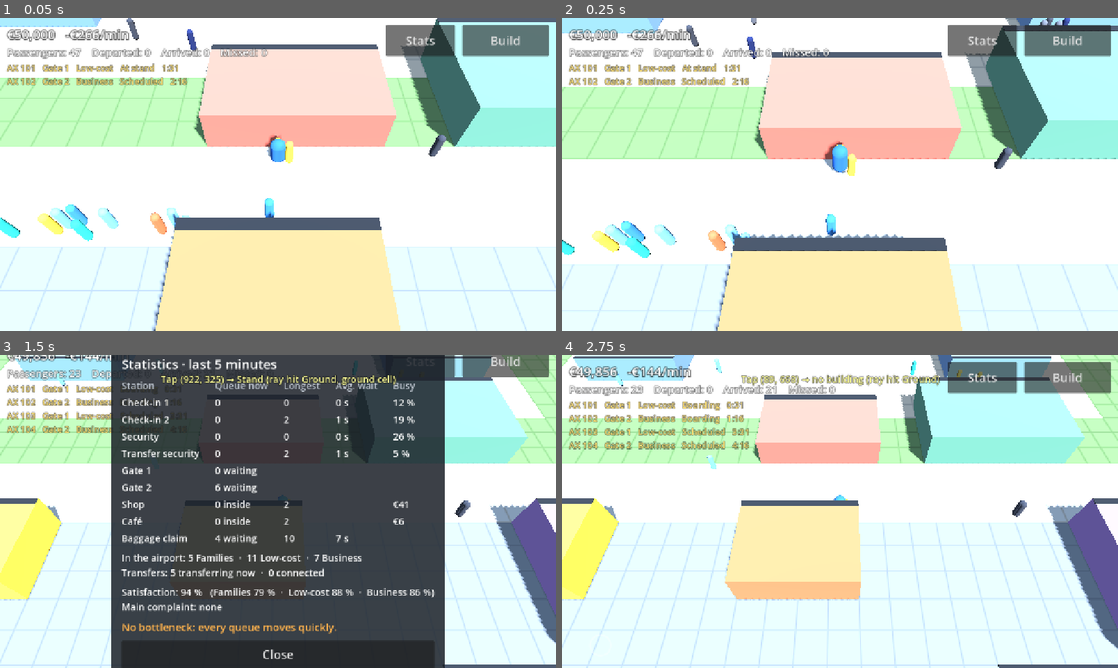
Above: before the commit, frames 1-4 (two rows, left to right).
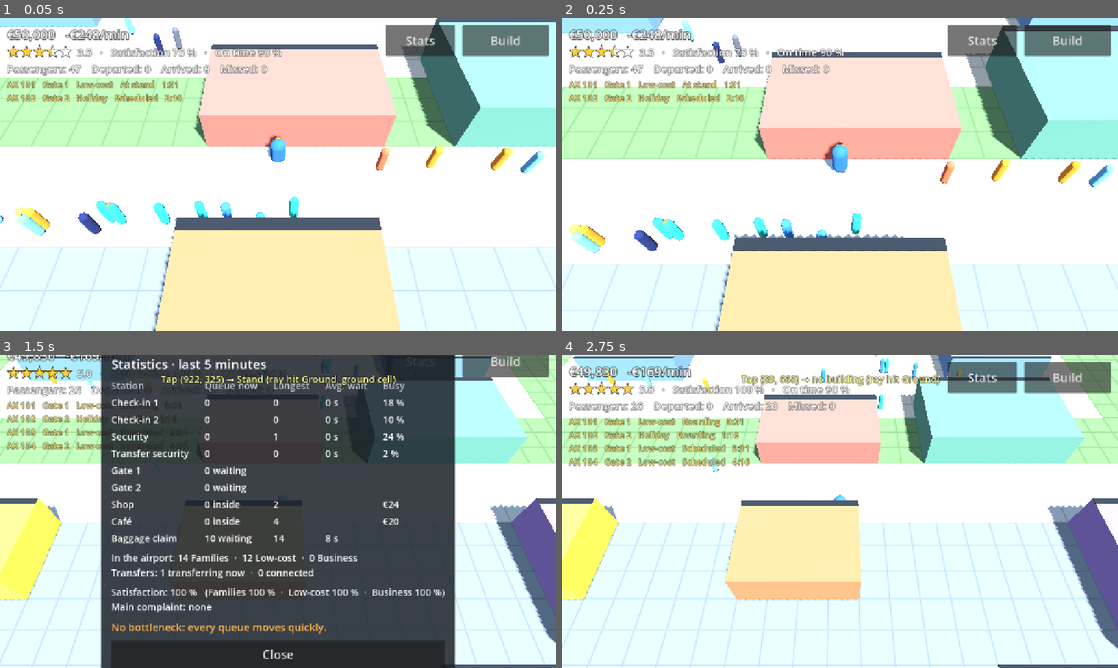
Above: after the commit, the same moments.

Repository: jakobmaier16-pixel/airport-idle
Game: Godot game, scene res://tests/screenshots.tscn
Same seed, same stepped clock (60 frames per second), same inputs: the game is played once before the commit and once after it. This scene is started directly instead of the project's main scene.
Inputs (mouse positions are in pixels of both pictures, inside the frame that each line leads up to):
- Up to frame 1 (0.05 s): no input
- Up to frame 2 (0.25 s): no input
- Up to frame 3 (1.5 s): move the mouse to (400, 495) at 0.52 s; hold D (move_right) 0.53-1.25 s; click (400, 495) at 0.67 s; drag from (166, 527) to (250, 574) at 1.27 s
- Up to frame 4 (2.75 s): click "Manager" at 2 s

The runs differ from the first frame. In frame 1, 6.2% of the frame differs, in the area x 0-99%, y 0-72%; in frame 2, 6.4%; in frame 3, 14%, in the area x 1-85%, y 0-100%; in frame 4, 5.1%.
Error in both runs: Invalid access to property or key 'footprint' on a base object of type 'Nil'. (res://scenes/build/build_mode.gd:290)

Commit message:
Reputation: star rating from satisfaction and on-time rate, flights hold for late passengers
Co-Authored-By: Claude Opus 5.5 <noreply@anthropic.com>

Diff:
--- a/scenes/main/main.gd
+++ b/scenes/main/main.gd
@@ -54,6 +54,7 @@
 
 func _process(_delta: float) -> void:
 	_hud.set_money(Airport.economy.balance, Airport.economy.profit_per_minute())
+	_hud.set_rating(Airport.stars(), Airport.passenger_flow.satisfaction.average, Airport.reputation.on_time_rate)
 	_hud.set_status(Airport.passenger_flow.status_text())
 	_hud.set_departures(Airport.passenger_flow.departures_text())
 
--- a/scenes/planes/plane_layer.gd
+++ b/scenes/planes/plane_layer.gd
@@ -45,7 +45,7 @@
 func _pose(flight: Flight, now: float) -> Variant:
 	if flight.stand == null or flight.phase == Flight.Phase.CANCELLED:
 		return null
-	var time_left := flight.departure_time - now
+	var time_left := flight.departs_at() - now
 	var taxi := FlightSchedule.TAXI_TIME
 	if time_left > FlightSchedule.PLANE_ARRIVES or time_left < -taxi:
 		return null
--- a/scenes/ui/hud.gd
+++ b/scenes/ui/hud.gd
@@ -62,6 +62,8 @@
 @onready var _build_label: Label = $SafeArea/BuildLabel
 @onready var _money_label: Label = $SafeArea/InfoPanel/MoneyLabel
 @onready var _status_label: Label = $SafeArea/InfoPanel/StatusLabel
+@onready var _stars: StarRating = $SafeArea/InfoPanel/RatingRow/Stars
+@onready var _rating_label: Label = $SafeArea/InfoPanel/RatingRow/RatingLabel
 @onready var _departures_label: Label = $SafeArea/InfoPanel/DeparturesLabel
 @onready var _reset_button: Button = $SafeArea/BuildMenu/PaintButtons/ResetButton
 @onready var _demo_button: Button = $SafeArea/BuildMenu/PaintButtons/DemoButton
@@ -190,6 +192,13 @@
 	var plus := "+" if roundi(profit_per_minute) >= 0 else ""
 	_money_label.text = "%s   %s%s/min" % [Economy.format(balance), plus, Economy.format(profit_per_minute)]
 	_money_label.modulate = DEBT_COLOR if balance < 0.0 else MONEY_COLOR
+
+
+## Star rating and what it is made of, under the money (design doc §11.7).
+func set_rating(stars: float, satisfaction_percent: float, on_time_rate: float) -> void:
+	_stars.value = stars
+	_rating_label.text = "%.1f   ·   Satisfaction %d %%   ·   On time %d %%" % [
+		Reputation.shown_stars(stars), roundi(satisfaction_percent), roundi(on_time_rate * 100.0)]
 
 
 ## Passenger status line in the top left (both views).
--- a/scenes/ui/hud.tscn
+++ b/scenes/ui/hud.tscn
@@ -4,6 +4,7 @@
 [ext_resource type="Script" path="res://scenes/ui/safe_area_container.gd" id="2_safe_area"]
 [ext_resource type="PackedScene" path="res://scenes/ui/touch_joystick.tscn" id="3_joystick"]
 [ext_resource type="Script" path="res://scenes/ui/tap_feedback.gd" id="4_tap_feedback"]
+[ext_resource type="Script" path="res://scenes/ui/star_rating.gd" id="5_star_rating"]
 
 [sub_resource type="Theme" id="Theme_hud"]
 default_font_size = 28
@@ -91,6 +92,22 @@
 mouse_filter = 2
 label_settings = SubResource("LabelSettings_money")
 
+[node name="RatingRow" type="HBoxContainer" parent="SafeArea/InfoPanel"]
+layout_mode = 2
+mouse_filter = 2
+theme_override_constants/separation = 12
+
+[node name="Stars" type="Control" parent="SafeArea/InfoPanel/RatingRow"]
+custom_minimum_size = Vector2(150, 30)
+layout_mode = 2
+mouse_filter = 2
+script = ExtResource("5_star_rating")
+
+[node name="RatingLabel" type="Label" parent="SafeArea/InfoPanel/RatingRow"]
+layout_mode = 2
+mouse_filter = 2
+label_settings = SubResource("LabelSettings_hint")
+
 [node name="StatusLabel" type="Label" parent="SafeArea/InfoPanel"]
 layout_mode = 2
 mouse_filter = 2
--- /dev/null
+++ b/scenes/ui/star_rating.gd
@@ -0,0 +1,58 @@
+class_name StarRating
+extends Control
+## Draws five stars, filled up to `value` in half steps (design doc §11.7).
+## Drawn as polygons because the default font has no star glyph.
+
+const STAR_COUNT: int = 5
+const FILLED: Color = Color(1.0, 0.8, 0.25)
+const EMPTY: Color = Color(1.0, 1.0, 1.0, 0.25)
+const OUTLINE: Color = Color(0.0, 0.0, 0.0, 0.6)
+
+## Stars to fill, 0..5 (rounded to half stars for drawing).
+@export var value: float = 0.0:
+	set(new_value):
+		var rounded := Reputation.shown_stars(new_value)
+		if rounded != value:
+			value = rounded
+			queue_redraw()
+
+# One star's outline (unit size, centered on 0), built once.
+var _shape: PackedVector2Array = PackedVector2Array()
+
+
+func _ready() -> void:
+	mouse_filter = MOUSE_FILTER_IGNORE
+	for i in 10:
+		var angle := -PI / 2.0 + i * PI / 5.0
+		var radius := 0.5 if i % 2 == 0 else 0.2
+		_shape.append(Vector2(cos(angle), sin(angle)) * radius)
+
+
+func _draw() -> void:
+	var star_size := minf(size.y, size.x / STAR_COUNT)
+	for i in STAR_COUNT:
+		var center := Vector2(star_size * (i + 0.5), star_size * 0.55)
+		var points := _transformed(center, star_size)
+		draw_colored_polygon(points, EMPTY)
+		var fill := clampf(value - i, 0.0, 1.0)
+		if fill >= 1.0:
+			draw_colored_polygon(points, FILLED)
+		elif fill > 0.0:
+			draw_colored_polygon(_left_half(points, center.x), FILLED)
+		var closed := points.duplicate()
+		closed.append(points[0])
+		draw_polyline(closed, OUTLINE, 1.5, true)
+
+
+func _transformed(center: Vector2, star_size: float) -> PackedVector2Array:
+	var points := PackedVector2Array()
+	for point in _shape:
+		points.append(center + point * star_size)
+	return points
+
+
+# The part of the star left of x = `cut` (for half stars).
+func _left_half(points: PackedVector2Array, cut: float) -> PackedVector2Array:
+	var left := Geometry2D.intersect_polygons(points, PackedVector2Array([
+		Vector2(cut - 1000.0, -1000.0), Vector2(cut, -1000.0), Vector2(cut, 1000.0), Vector2(cut - 1000.0, 1000.0)]))
+	return left[0] if not left.is_empty() else PackedVector2Array()
--- a/scripts/autoload/airport.gd
+++ b/scripts/autoload/airport.gd
@@ -44,6 +44,8 @@
 var buildings: Array[Building] = []
 var passenger_flow: PassengerFlow = PassengerFlow.new()
 var economy: Economy = Economy.new()
+## Star rating from satisfaction and punctuality (design doc §11.7).
+var reputation: Reputation = Reputation.new()
 ## Everyone working at the airport (design doc §9.1).
 var staff: Array[Employee] = []
 ## How far the current frame is between the last and the next simulation step (0..1).
@@ -79,11 +81,17 @@
 func step(delta: float) -> void:
 	passenger_flow.tick(delta)
 	economy.tick(delta, _running_cost_per_minute)
+	reputation.tick(delta)
 	for building in buildings:
 		if building.is_upgrading():
 			building.upgrade_seconds_left -= delta
 			if building.upgrade_seconds_left <= 0.0:
 				_finish_upgrade(building)
+
+
+## The airport's star rating, 1.0 to 5.0 (design doc §11.7).
+func stars() -> float:
+	return reputation.stars(passenger_flow.satisfaction.average)
 
 
 ## Why `building` can't be upgraded right now, as a short hint, or "" if it can.
@@ -322,6 +330,7 @@
 	staff.clear()
 	passenger_flow = PassengerFlow.new()
 	economy = Economy.new()
+	reputation = Reputation.new()
 	_on_layout_changed()
 
 
@@ -350,6 +359,7 @@
 		"walkways": Marshalls.raw_to_base64(grid.get_walkway_data()),
 		"money": economy.balance,
 		"satisfaction": passenger_flow.satisfaction.save_state(),
+		"reputation": reputation.save_state(),
 		"buildings": saved_buildings,
 	}
 
@@ -401,6 +411,7 @@
 				staff_fully(building)
 	economy.balance = float(data.get("money", Economy.STARTING_MONEY))
 	passenger_flow.satisfaction.load_state(data.get("satisfaction", {}))
+	reputation.load_state(data.get("reputation", {}))
 	zones_changed.emit()
 	walkways_changed.emit()
 	layout_changed.emit()
--- a/scripts/simulation/flight.gd
+++ b/scripts/simulation/flight.gd
@@ -18,8 +18,10 @@
 var route: String = ""
 var gate: Building
 var stand: Building
-## Simulation time (PassengerFlow.time) when the doors close.
+## Scheduled time (PassengerFlow.time) when the doors close.
 var departure_time: float
+## Seconds the flight waited for passengers who were already airside (design doc §11.7).
+var delay: float = 0.0
 var seats: int
 var booked: int
 ## When each booked passenger arrives at the entrance (simulation time, ascending) and their type.
@@ -38,5 +40,10 @@
 var boarding_credit: float = 0.0
 
 
+## When the doors actually close (or closed): the scheduled time plus any delay.
+func departs_at() -> float:
+	return departure_time + delay
+
+
 func is_active() -> bool:
 	return phase != Phase.DEPARTED and phase != Phase.CANCELLED
--- a/scripts/simulation/flight_schedule.gd
+++ b/scripts/simulation/flight_schedule.gd
@@ -15,6 +15,9 @@
 const ARRIVALS_START: float = 260.0
 ## The plane starts taxiing onto the stand this long before departure.
 const PLANE_ARRIVES: float = 130.0
+## A flight waits at most this long for passengers who are already airside (checked-in bags would
+## otherwise have to be unloaded). Fits before the next plane arrives at the same stand.
+const MAX_HOLD: float = 30.0
 ## Seconds to taxi onto the stand, and to push back after departure.
 const TAXI_TIME: float = 15.0
 const BOARDING_OPENS: float = 90.0
@@ -97,7 +100,7 @@
 	flight.gate = gate
 	flight.stand = Airport.stand_behind(gate)
 	flight.seats = SEATS
-	flight.booked = _rng.randi_range(BOOKED_MIN, BOOKED_MAX)
+	flight.booked = _passenger_count()
 	flight.departure_time = departure_time
 	# Random route for now; later airlines and deals decide (design doc §10).
 	flight.route = ROUTES.keys()[_rng.randi() % ROUTES.size()]
@@ -105,10 +108,15 @@
 	# The inbound leg: the same plane brings passengers before it takes new ones (turnaround).
 	var mix := PackedFloat32Array(ROUTES[flight.route])
 	var types: Array[PassengerType] = [FAMILY, LOW_COST, BUSINESS]
-	for i in _rng.randi_range(BOOKED_MIN, BOOKED_MAX):
+	for i in _passenger_count():
 		flight.inbound_types.append(types[_rng.rand_weighted(mix)])
 	_last_planned[gate] = departure_time
 	flights.append(flight)
+
+
+# Passengers on one leg: a well-rated airport attracts more of them (design doc §11.7).
+func _passenger_count() -> int:
+	return roundi(_rng.randi_range(BOOKED_MIN, BOOKED_MAX) * Airport.reputation.demand_factor(Airport.stars()))
 
 
 # Decides type and arrival time of every booked passenger, from the route's mix.
@@ -127,7 +135,7 @@
 
 
 func _advance(flight: Flight, now: float, delta: float, flow: PassengerFlow) -> void:
-	var time_left := flight.departure_time - now
+	var time_left := flight.departs_at() - now
 
 	# Passengers arrive at the entrance at their planned times.
 	while flight.spawned < flight.booked and flight.arrival_times[flight.spawned] <= now:
@@ -163,7 +171,13 @@
 		flight.boarding_credit -= boarded
 		# Unused capacity doesn't pile up while nobody is waiting.
 		flight.boarding_credit = minf(flight.boarding_credit, 1.0)
+	if phase >= Flight.Phase.DEPARTING and flight.phase == Flight.Phase.BOARDING \
+			and flight.delay < MAX_HOLD and flow.is_anyone_coming(flight):
+		# Hold the doors for passengers who are airside or still boarding: a delay (design doc §11.7).
+		flight.delay = minf(now - flight.departure_time, MAX_HOLD)
+		phase = Flight.Phase.BOARDING
 	if phase >= Flight.Phase.DEPARTING and flight.phase < Flight.Phase.DEPARTING:
+		Airport.reputation.record_departure(flight.delay)
 		# Doors close: whoever isn't on board has missed the flight.
 		flight.missed = flow.remove_flight_passengers(flight, true)
 		flow.departed_count += flight.boarded
--- a/scripts/simulation/passenger_flow.gd
+++ b/scripts/simulation/passenger_flow.gd
@@ -90,9 +90,12 @@
 	}
 	var lines: PackedStringArray = []
 	for flight in schedule.upcoming().slice(0, max_lines):
-		var seconds := maxi(ceili(flight.departure_time - time), 0)
+		var seconds := maxi(ceili(flight.departs_at() - time), 0)
+		var status: String = phase_names[flight.phase]
+		if flight.delay > 0.0 and flight.phase == Flight.Phase.BOARDING:
+			status = "Delayed"
 		lines.append("%s   Gate %d   %s   %s   %d:%02d" % [
-			flight.number, gate_number(flight.gate), flight.route, phase_names[flight.phase], seconds / 60, seconds % 60])
+			flight.number, gate_number(flight.gate), flight.route, status, seconds / 60, seconds % 60])
 	return "\n".join(lines)
 
 
@@ -251,6 +254,18 @@
 	flight.boarded += boarding.size()
 	transferred_count += boarding.filter(func(p: Passenger) -> bool: return p.is_transfer).size()
 	return boarding.size()
+
+
+## True while passengers of departing `flight` are airside on their way to its gate, or waiting
+## there to board: the flight holds its doors for them (design doc §11.7).
+func is_anyone_coming(flight: Flight) -> bool:
+	for passenger in passengers:
+		if passenger.flight != flight or passenger.is_arriving:
+			continue
+		if passenger.goal == Role.GATE or passenger.goal == Role.TRANSFER_SECURITY \
+				or (passenger.goal == Role.SHOP and passenger.after_shop == Role.GATE):
+			return true
+	return false
 
 
 ## Re-checks the passenger route (and whether connections can be sold), e.g. after hiring.
@@ -689,7 +704,7 @@
 	satisfaction.complain(reason, points)
 
 
-func _finish_journey(passenger: Passenger, weight: float = 1.0) -> void:
+func _finish_journey(passenger: Passenger, weight: int = 1) -> void:
 	satisfaction.record(passenger.type.display_name if passenger.type != null else "Other", passenger.mood, weight)
 
 
--- /dev/null
+++ b/scripts/simulation/reputation.gd
@@ -0,0 +1,70 @@
+class_name Reputation
+extends RefCounted
+## The airport's reputation (design doc §11.7): a 1–5 star rating from passenger satisfaction and
+## the on-time rate of departures. Pure data; Airport.stars() combines it with the satisfaction.
+
+## A departure counts as on time with at most this much delay, in seconds (compressed time).
+const ON_TIME_LIMIT: float = 10.0
+## A new airport's on-time rate, before any flights have left.
+const ON_TIME_START: float = 0.9
+## Each departure moves the on-time rate this far (about the last 10 flights count).
+const SMOOTHING: float = 0.1
+## How much satisfaction counts against punctuality in the rating.
+const SATISFACTION_WEIGHT: float = 0.7
+## Combined score (0..1) that gives 1 star, and the score that gives 5 stars.
+const ONE_STAR_SCORE: float = 0.5
+const FIVE_STAR_SCORE: float = 0.95
+## Passengers per flight compared to an average airport: at 1 star and at 5 stars.
+const DEMAND_AT_ONE_STAR: float = 0.6
+const DEMAND_AT_FIVE_STARS: float = 1.4
+## Stars lost through a restructuring (design doc §11.6) fade away over this many seconds.
+const PENALTY_SECONDS: float = 600.0
+
+## Share of recent departures that left on time (0..1).
+var on_time_rate: float = ON_TIME_START
+## Departures counted so far, and how many of them were late.
+var departures: int = 0
+var late_departures: int = 0
+## Stars currently taken off (after a restructuring), fading to 0.
+var penalty: float = 0.0
+
+
+func record_departure(delay: float) -> void:
+	var on_time := delay <= ON_TIME_LIMIT
+	on_time_rate = lerpf(on_time_rate, 1.0 if on_time else 0.0, SMOOTHING)
+	departures += 1
+	if not on_time:
+		late_departures += 1
+
+
+func tick(delta: float) -> void:
+	if penalty > 0.0:
+		penalty = maxf(penalty - delta / PENALTY_SECONDS * 2.0, 0.0)
+
+
+## Star rating from 1.0 to 5.0 (continuous), given the current satisfaction in percent.
+func stars(satisfaction_percent: float) -> float:
+	var score := SATISFACTION_WEIGHT * satisfaction_percent / 100.0 + (1.0 - SATISFACTION_WEIGHT) * on_time_rate
+	var rating := 1.0 + 4.0 * clampf((score - ONE_STAR_SCORE) / (FIVE_STAR_SCORE - ONE_STAR_SCORE), 0.0, 1.0)
+	return maxf(rating - penalty, 1.0)
+
+
+## How many passengers fly compared to normal, for a star rating.
+static func demand_factor(rating: float) -> float:
+	return lerpf(DEMAND_AT_ONE_STAR, DEMAND_AT_FIVE_STARS, (rating - 1.0) / 4.0)
+
+
+## The rating rounded to half stars, as shown to the player.
+static func shown_stars(rating: float) -> float:
+	return roundf(rating * 2.0) / 2.0
+
+
+func save_state() -> Dictionary:
+	return {"on_time": on_time_rate, "departures": departures, "late": late_departures, "penalty": penalty}
+
+
+func load_state(data: Dictionary) -> void:
+	on_time_rate = float(data.get("on_time", ON_TIME_START))
+	departures = int(data.get("departures", 0))
+	late_departures = int(data.get("late", 0))
+	penalty = float(data.get("penalty", 0.0))
--- a/scripts/simulation/satisfaction.gd
+++ b/scripts/simulation/satisfaction.gd
@@ -6,13 +6,16 @@
 
 ## Where a new airport starts: neither loved nor hated yet.
 const START: float = 75.0
-## Each finished journey moves the averages this far towards its mood (about the last 60 passengers count).
-const SMOOTHING: float = 0.03
+## The averages cover this many recent journeys.
+const MEMORY: int = 60
+## Until that many journeys are known, imagined neutral ones (START) fill the gap up to this many,
+## so the first few passengers don't swing the value wildly.
+const PRIOR_JOURNEYS: int = 10
 ## Complaints fade with this half-life in seconds, so the main complaint shows what is wrong now.
 const COMPLAINT_HALF_LIFE: float = 300.0
-## Missed flights weigh this many times as much as a normal journey: people remember the
-## trip that went wrong (and tell others).
-const MISSED_WEIGHT: float = 3.0
+## Missed flights count as this many journeys: people remember the trip that went wrong
+## (and tell others).
+const MISSED_WEIGHT: int = 3
 
 ## Why passengers lose mood. Keys of `complaints`.
 const LONG_QUEUES: String = "Long queues"
@@ -23,21 +26,31 @@
 
 ## Average mood of recent passengers, 0..100.
 var average: float = START
-## The same per passenger type ("Families" -> 80.0).
+## The same per passenger type ("Families" -> 80.0), for types among the recent journeys.
 var by_type: Dictionary[String, float] = {}
 ## Mood points lost per reason, fading over time.
 var complaints: Dictionary[String, float] = {}
 ## Finished journeys counted so far.
 var journeys: int = 0
 
+# The most recent journeys: mood and passenger type (ring buffer of up to MEMORY entries).
+var _moods: PackedFloat32Array = PackedFloat32Array()
+var _types: PackedStringArray = PackedStringArray()
+var _next: int = 0
+
 
 ## A passenger's journey ended with `mood` (0..100). `weight` counts it several times.
-func record(type_name: String, mood: float, weight: float = 1.0) -> void:
-	mood = clampf(mood, 0.0, 100.0)
-	var step := 1.0 - pow(1.0 - SMOOTHING, weight)
-	average = lerpf(average, mood, step)
-	by_type[type_name] = lerpf(by_type.get(type_name, START), mood, step)
+func record(type_name: String, mood: float, weight: int = 1) -> void:
+	for i in weight:
+		if _moods.size() < MEMORY:
+			_moods.append(clampf(mood, 0.0, 100.0))
+			_types.append(type_name)
+		else:
+			_moods[_next] = clampf(mood, 0.0, 100.0)
+			_types[_next] = type_name
+			_next = (_next + 1) % MEMORY
 	journeys += 1
+	_update_averages()
 
 
 ## A passenger lost `points` of mood because of `reason`.
@@ -65,12 +78,32 @@
 
 
 func save_state() -> Dictionary:
-	return {"average": average, "by_type": by_type, "journeys": journeys}
+	# Oldest first, so loading can simply append.
+	var moods: Array[float] = []
+	var types: Array[String] = []
+	for i in _moods.size():
+		var index := (_next + i) % _moods.size()
+		moods.append(_moods[index])
+		types.append(_types[index])
+	return {"moods": moods, "types": types, "journeys": journeys}
 
 
 func load_state(data: Dictionary) -> void:
-	average = float(data.get("average", START))
-	journeys = int(data.get("journeys", 0))
-	var types: Dictionary = data.get("by_type", {})
-	for type_name in types:
-		by_type[str(type_name)] = float(types[type_name])
+	var moods: Array = data.get("moods", [])
+	var types: Array = data.get("types", [])
+	for i in mini(moods.size(), types.size()):
+		record(str(types[i]), float(moods[i]))
+	journeys = int(data.get("journeys", journeys))
+
+
+func _update_averages() -> void:
+	var prior := maxi(PRIOR_JOURNEYS - _moods.size(), 0)
+	var total := START * prior
+	var per_type: Dictionary[String, Vector2] = {}  # type -> (sum, count)
+	for i in _moods.size():
+		total += _moods[i]
+		per_type[_types[i]] = per_type.get(_types[i], Vector2.ZERO) + Vector2(_moods[i], 1.0)
+	average = total / (_moods.size() + prior)
+	by_type.clear()
+	for type_name in per_type:
+		by_type[type_name] = per_type[type_name].x / per_type[type_name].y
--- a/tests/cases/test_21_satisfaction.gd
+++ b/tests/cases/test_21_satisfaction.gd
@@ -18,6 +18,7 @@
 	check(satisfaction.by_type["Families"] < 25.0, "per type too")
 	satisfaction.record("Business", 150.0)
 	check(satisfaction.by_type["Business"] <= 100.0, "mood is capped at 100")
+	check(satisfaction.by_type["Families"] < satisfaction.average, "overall lies between the types")
 
 
 func test_complaints_fade() -> void:
@@ -72,11 +73,13 @@
 
 
 func test_satisfaction_is_saved() -> void:
-	Airport.passenger_flow.satisfaction.average = 42.0
-	Airport.passenger_flow.satisfaction.by_type["Business"] = 33.0
+	for i in 80:  # more than the memory, so the ring buffer wraps
+		Airport.passenger_flow.satisfaction.record("Business", 33.0)
+		Airport.passenger_flow.satisfaction.record("Families", 51.0)
 	var data := JSON.parse_string(JSON.stringify(Airport.save_state())) as Dictionary
 	Airport.load_state(data)
 	check_eq(roundi(Airport.passenger_flow.satisfaction.average), 42, "average restored")
+	check_eq(Airport.passenger_flow.satisfaction.journeys, 160, "journeys restored")
 	check_eq(roundi(Airport.passenger_flow.satisfaction.by_type.get("Business", 0.0)), 33, "per type restored")
 
 
--- /dev/null
+++ b/tests/cases/test_22_reputation.gd
@@ -0,0 +1,97 @@
+extends TestCase
+## Reputation: star rating, on-time rate and delays (design doc §11.7).
+
+
+func _first_flight() -> Flight:
+	if Airport.passenger_flow.schedule.flights.is_empty():
+		Airport.step(Airport.SIM_STEP)
+	return Airport.passenger_flow.schedule.upcoming()[0]
+
+
+func test_star_rating() -> void:
+	var reputation := Reputation.new()
+	var new_airport := reputation.stars(Satisfaction.START)
+	check(new_airport > 3.0 and new_airport < 4.0, "a new airport has 3–4 stars: %.2f" % new_airport)
+	reputation.on_time_rate = 1.0
+	check_eq(reputation.stars(100.0), 5.0, "happy and punctual: 5 stars")
+	reputation.on_time_rate = 0.0
+	check_eq(reputation.stars(20.0), 1.0, "unhappy and late: 1 star")
+	check_eq(Reputation.shown_stars(3.74), 3.5, "shown in half stars")
+
+
+func test_on_time_rate() -> void:
+	var reputation := Reputation.new()
+	for i in 30:
+		reputation.record_departure(0.0)
+	check(reputation.on_time_rate > 0.97, "punctual flights: %.2f" % reputation.on_time_rate)
+	for i in 30:
+		reputation.record_departure(Reputation.ON_TIME_LIMIT + 5.0)
+	check(reputation.on_time_rate < 0.1, "late flights: %.2f" % reputation.on_time_rate)
+	check_eq(reputation.late_departures, 30, "late departures counted")
+
+
+func test_reputation_sets_demand() -> void:
+	var gate := Building.new(type_of(&"gate"), Vector2i(0, 0), 0)
+	var average_booked := func(satisfaction: float, on_time: float) -> float:
+		Airport.passenger_flow.satisfaction.average = satisfaction
+		Airport.reputation.on_time_rate = on_time
+		var schedule := FlightSchedule.new()
+		var total := 0
+		for i in 200:
+			schedule._schedule(gate, 1000.0 + i * 180.0)
+		for flight in schedule.flights:
+			total += flight.booked
+		return float(total) / schedule.flights.size()
+	var bad: float = average_booked.call(10.0, 0.0)
+	var good: float = average_booked.call(100.0, 1.0)
+	check(good > bad * 2.0, "a 5-star airport gets far more passengers: %.1f vs %.1f" % [good, bad])
+
+
+func test_flight_holds_for_late_passenger() -> void:
+	ShowcaseAirport.build(0.0)
+	var flow := Airport.passenger_flow
+	var flight := _first_flight()
+	sim_seconds(flight.departure_time - flow.time - 2.0)
+	check_eq(flight.phase, Flight.Phase.BOARDING, "boarding")
+	# A passenger far away on the airside walkway, on the way to this gate.
+	var late := Passenger.new()
+	late.flight = flight
+	late.goal = BuildingType.Role.GATE
+	late.position = Airport.grid.cell_to_world(Vector2i(53, 37))
+	late.previous_position = late.position
+	flow.passengers.append(late)
+	flow._plan(late)
+	sim_seconds(10.0)
+	check_eq(flight.phase, Flight.Phase.BOARDING, "doors held after the scheduled time")
+	check(flight.delay > 5.0, "delayed: %.1f s" % flight.delay)
+	check(flow.departures_text().contains("Delayed"), "the board says delayed")
+	sim_seconds(FlightSchedule.MAX_HOLD)
+	check(flight.phase >= Flight.Phase.DEPARTING, "it leaves after the longest hold")
+	check(flight.delay <= FlightSchedule.MAX_HOLD + 0.01, "never holds longer than %d s" % FlightSchedule.MAX_HOLD)
+	check_eq(Airport.reputation.late_departures, 1, "counted as late")
+
+
+func test_showcase_is_punctual_and_well_rated() -> void:
+	ShowcaseAirport.build(0.0)
+	sim_seconds(900)
+	check(Airport.reputation.departures >= 8, "flights departed: %d" % Airport.reputation.departures)
+	check(Airport.reputation.on_time_rate > 0.8, "mostly on time: %.2f" % Airport.reputation.on_time_rate)
+	check(Airport.stars() >= 4.0, "a good airport earns at least 4 stars: %.2f" % Airport.stars())
+
+
+func test_reputation_is_saved() -> void:
+	Airport.reputation.on_time_rate = 0.42
+	Airport.reputation.departures = 7
+	var data := JSON.parse_string(JSON.stringify(Airport.save_state())) as Dictionary
+	Airport.load_state(data)
+	check(is_equal_approx(Airport.reputation.on_time_rate, 0.42), "on-time rate restored")
+	check_eq(Airport.reputation.departures, 7, "departures restored")
+
+
+func test_hud_shows_stars() -> void:
+	await start_game()
+	await frames(2)
+	var stars := ui("InfoPanel/RatingRow/Stars") as StarRating
+	check_eq(stars.value, Reputation.shown_stars(Airport.stars()), "stars drawn")
+	var text := (ui("InfoPanel/RatingRow/RatingLabel") as Label).text
+	check(text.contains("Satisfaction") and text.contains("On time"), "rating line: '%s'" % text)
Not shown, added: scenes/ui/star_rating.gd.uid
Not shown, added: scripts/simulation/reputation.gd.uid
Not shown, added: tests/cases/test_22_reputation.gd.uid
Not shown, changed: docs/game_design.md
